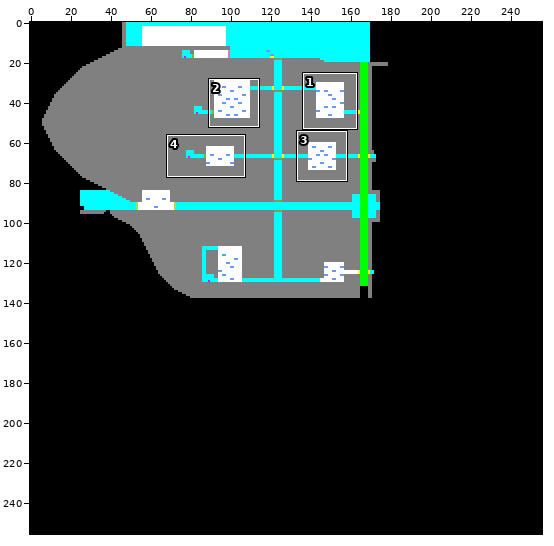
File history of a pixel-art file, x64/Debug/Assets/Maps/colorMaplevel2.aseprite. Above, an overview of the earlier version with the close-up marked.
Close-up. Before:
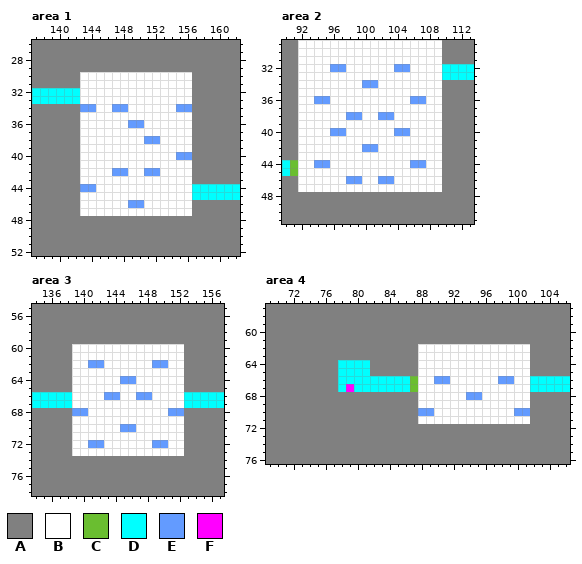
256x256 pixels, 1 frame. Shown: area 1: x 137..162, y 26..52; area 2: x 90..113, y 29..51; area 3: x 134..157, y 55..78; area 4: x 69..106, y 57..76. The commit also changed other parts of the picture, which this record leaves out.
Visible layers, top first: "Layer 1", "Background".
Palette (. is transparent): A #808080  B #ffffff  C #6abe30  D #00ffff  E #639bff  F #ff00ff
Pixels before, area 1, first column x 137:
26 AAAAAAAAAAAAAAAAAAAAAAAAAA
27 AAAAAAAAAAAAAAAAAAAAAAAAAA
28 AAAAAAAAAAAAAAAAAAAAAAAAAA
29 AAAAAAAAAAAAAAAAAAAAAAAAAA
30 AAAAAABBBBBBBBBBBBBBAAAAAA
31 AAAAAABBBBBBBBBBBBBBAAAAAA
32 DDDDDDBBBBBBBBBBBBBBAAAAAA
33 DDDDDDBBBBBBBBBBBBBBAAAAAA
34 AAAAAAEEBBEEBBBBBBEEAAAAAA
35 AAAAAABBBBBBBBBBBBBBAAAAAA
36 AAAAAABBBBBBEEBBBBBBAAAAAA
37 AAAAAABBBBBBBBBBBBBBAAAAAA
38 AAAAAABBBBBBBBEEBBBBAAAAAA
39 AAAAAABBBBBBBBBBBBBBAAAAAA
40 AAAAAABBBBBBBBBBBBEEAAAAAA
41 AAAAAABBBBBBBBBBBBBBAAAAAA
42 AAAAAABBBBEEBBEEBBBBAAAAAA
43 AAAAAABBBBBBBBBBBBBBAAAAAA
44 AAAAAAEEBBBBBBBBBBBBDDDDDD
45 AAAAAABBBBBBBBBBBBBBDDDDDD
46 AAAAAABBBBBBEEBBBBBBAAAAAA
47 AAAAAABBBBBBBBBBBBBBAAAAAA
48 AAAAAAAAAAAAAAAAAAAAAAAAAA
49 AAAAAAAAAAAAAAAAAAAAAAAAAA
50 AAAAAAAAAAAAAAAAAAAAAAAAAA
51 AAAAAAAAAAAAAAAAAAAAAAAAAA
52 AAAAAAAAAAAAAAAAAAAAAAAAAA
Pixels before, area 2, first column x 90:
29 AABBBBBBBBBBBBBBBBBBAAAA
30 AABBBBBBBBBBBBBBBBBBAAAA
31 AABBBBBBBBBBBBBBBBBBAAAA
32 AABBBBEEBBBBBBEEBBBBDDDD
33 AABBBBBBBBBBBBBBBBBBDDDD
34 AABBBBBBBBEEBBBBBBBBAAAA
35 AABBBBBBBBBBBBBBBBBBAAAA
36 AABBEEBBBBBBBBBBEEBBAAAA
37 AABBBBBBBBBBBBBBBBBBAAAA
38 AABBBBBBEEBBEEBBBBBBAAAA
39 AABBBBBBBBBBBBBBBBBBAAAA
40 AABBBBEEBBBBBBEEBBBBAAAA
41 AABBBBBBBBBBBBBBBBBBAAAA
42 AABBBBBBBBEEBBBBBBBBAAAA
43 AABBBBBBBBBBBBBBBBBBAAAA
44 DCBBEEBBBBBBBBBBEEBBAAAA
45 DCBBBBBBBBBBBBBBBBBBAAAA
46 AABBBBBBEEBBEEBBBBBBAAAA
47 AABBBBBBBBBBBBBBBBBBAAAA
48 AAAAAAAAAAAAAAAAAAAAAAAA
49 AAAAAAAAAAAAAAAAAAAAAAAA
50 AAAAAAAAAAAAAAAAAAAAAAAA
51 AAAAAAAAAAAAAAAAAAAAAAAA
Pixels before, area 3, first column x 134:
55 AAAAAAAAAAAAAAAAAAAAAAAA
56 AAAAAAAAAAAAAAAAAAAAAAAA
57 AAAAAAAAAAAAAAAAAAAAAAAA
58 AAAAAAAAAAAAAAAAAAAAAAAA
59 AAAAAAAAAAAAAAAAAAAAAAAA
60 AAAAABBBBBBBBBBBBBBAAAAA
61 AAAAABBBBBBBBBBBBBBAAAAA
62 AAAAABBEEBBBBBBEEBBAAAAA
63 AAAAABBBBBBBBBBBBBBAAAAA
64 AAAAABBBBBBEEBBBBBBAAAAA
65 AAAAABBBBBBBBBBBBBBAAAAA
66 DDDDDBBBBEEBBEEBBBBDDDDD
67 DDDDDBBBBBBBBBBBBBBDDDDD
68 AAAAAEEBBBBBBBBBBEEAAAAA
69 AAAAABBBBBBBBBBBBBBAAAAA
70 AAAAABBBBBBEEBBBBBBAAAAA
71 AAAAABBBBBBBBBBBBBBAAAAA
72 AAAAABBEEBBBBBBEEBBAAAAA
73 AAAAABBBBBBBBBBBBBBAAAAA
74 AAAAAAAAAAAAAAAAAAAAAAAA
75 AAAAAAAAAAAAAAAAAAAAAAAA
76 AAAAAAAAAAAAAAAAAAAAAAAA
77 AAAAAAAAAAAAAAAAAAAAAAAA
78 AAAAAAAAAAAAAAAAAAAAAAAA
Pixels before, area 4, first column x 69:
57 AAAAAAAAAAAAAAAAAAAAAAAAAAAAAAAAAAAAAA
58 AAAAAAAAAAAAAAAAAAAAAAAAAAAAAAAAAAAAAA
59 AAAAAAAAAAAAAAAAAAAAAAAAAAAAAAAAAAAAAA
60 AAAAAAAAAAAAAAAAAAAAAAAAAAAAAAAAAAAAAA
61 AAAAAAAAAAAAAAAAAAAAAAAAAAAAAAAAAAAAAA
62 AAAAAAAAAAAAAAAAAAABBBBBBBBBBBBBBAAAAA
63 AAAAAAAAAAAAAAAAAAABBBBBBBBBBBBBBAAAAA
64 AAAAAAAAADDDDAAAAAABBBBBBBBBBBBBBAAAAA
65 AAAAAAAAADDDDAAAAAABBBBBBBBBBBBBBAAAAA
66 AAAAAAAAADDDDDDDDDCBBEEBBBBBBEEBBDDDDD
67 AAAAAAAAADFDDDDDDDCBBBBBBBBBBBBBBDDDDD
68 AAAAAAAAAAAAAAAAAAABBBBBBEEBBBBBBAAAAA
69 AAAAAAAAAAAAAAAAAAABBBBBBBBBBBBBBAAAAA
70 AAAAAAAAAAAAAAAAAAAEEBBBBBBBBBBEEAAAAA
71 AAAAAAAAAAAAAAAAAAABBBBBBBBBBBBBBAAAAA
72 AAAAAAAAAAAAAAAAAAAAAAAAAAAAAAAAAAAAAA
73 AAAAAAAAAAAAAAAAAAAAAAAAAAAAAAAAAAAAAA
74 AAAAAAAAAAAAAAAAAAAAAAAAAAAAAAAAAAAAAA
75 AAAAAAAAAAAAAAAAAAAAAAAAAAAAAAAAAAAAAA
76 AAAAAAAAAAAAAAAAAAAAAAAAAAAAAAAAAAAAAA
After the commit:
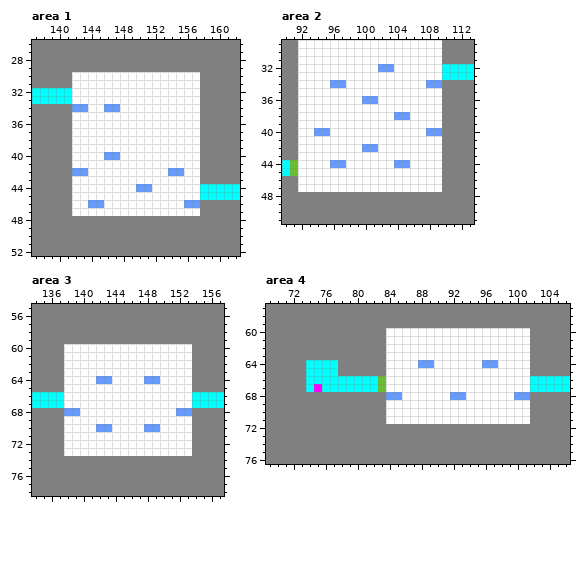
The exact change:
Area 1, layer "Layer 1":
Colour A becomes colour B in rows 30 to 31 at x 142 and 157; in rows 32 to 34 at x 157; in rows 35 to 41 at x 142 and 157; in row 42 at x 157; in row 43 at x 142 and 157; in rows 44 to 46 at x 142.
Colour A becomes colour B in row 47 at x 142 and 157.
Colour D becomes colour B in rows 32 to 33 at x 142; in rows 44 to 45 at x 157.
Colour E becomes colour B in row 34 at x 144, 148 and 155 to 156; in row 36 at x 149 to 150; in row 38 at x 151 to 152; in row 40 at x 155 to 156; in row 42 at x 147 to 148 and 151 to 152; in row 44 at x 143 to 144.
Colour E becomes colour B in row 46 at x 149 to 150.
Colour A becomes colour E in row 34 at x 142; in row 42 at x 142; in row 46 at x 157.
Colour B becomes colour E in row 34 at x 146; in row 40 at x 146 to 147; in row 42 at x 143 and 154 to 155; in row 44 at x 150 to 151; in row 46 at x 144 to 145 and 156.
Area 2, layer "Layer 1":
Colour E becomes colour B in row 32 at x 96 to 97 and 104 to 105; in row 34 at x 100 to 101; in row 36 at x 94 to 95 and 106 to 107; in row 38 at x 98 to 99 and 102 to 103; in row 40 at x 96 to 97 and 104 to 105; in row 44 at x 94 to 95 and 106 to 107.
Colour E becomes colour B in row 46 at x 98 to 99 and 102 to 103.
Colour B becomes colour E in row 32 at x 102 to 103; in row 34 at x 96 to 97 and 108 to 109; in row 36 at x 100 to 101; in row 38 at x 104 to 105; in row 40 at x 94 to 95 and 108 to 109; in row 44 at x 96 to 97 and 104 to 105.
Area 3, layer "Layer 1":
Colour A becomes colour B in rows 60 to 65 at x 138 and 153; in rows 69 to 73 at x 138 and 153.
Colour D becomes colour B in rows 66 to 67 at x 138 and 153.
Colour E becomes colour B in row 62 at x 141 to 142 and 149 to 150; in row 64 at x 145 to 146; in row 66 at x 143 to 144 and 147 to 148; in row 68 at x 140 and 151; in row 70 at x 145 to 146; in row 72 at x 141 to 142 and 149 to 150.
Colour A becomes colour E in row 68 at x 138 and 153.
Colour B becomes colour E in row 64 at x 142 to 143 and 148 to 149; in row 70 at x 142 to 143 and 148 to 149.
Area 4, layer "Layer 1":
Colour D becomes colour A in rows 64 to 65 at x 78 to 81.
Colour A becomes colour B in rows 60 to 61 at x 84 to 101; in rows 62 to 65 at x 84 to 87; in row 68 at x 86 to 87; in rows 69 to 71 at x 84 to 87.
Colour C becomes colour B in rows 66 to 67 at x 87.
Colour D becomes colour B in rows 66 to 67 at x 84 to 86.
Colour E becomes colour B in row 66 at x 90 to 91 and 98 to 99; in row 68 at x 94 to 95; in row 70 at x 88 to 89 and 100 to 101.
Colour D becomes colour C in rows 66 to 67 at x 83.
Colour A becomes colour D in rows 64 to 66 at x 74 to 77; in row 67 at x 74 and 76 to 77.
Colour F becomes colour D in row 67 at x 79.
Colour A becomes colour E in row 68 at x 84 to 85.
Colour B becomes colour E in row 64 at x 88 to 89 and 96 to 97; in row 68 at x 92 to 93 and 100 to 101.
Colour A becomes colour F in row 67 at x 75.
Pixel boxes of the changes (left, top, right, bottom) in both close-ups:
changed: (72, 72, 200, 216)
changed: (314, 64, 442, 136)
changed: (314, 160, 426, 184)
changed: (64, 344, 192, 456)
changed: (306, 328, 530, 424)
